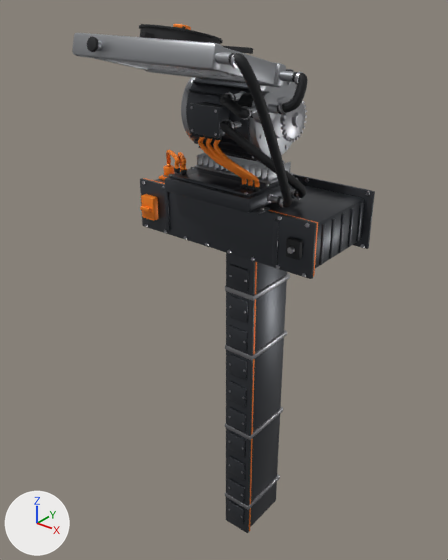
Renders of the glTF model model/parts.glb from each side of a commit.
One viewpoint serves both versions: a 50 mm lens placed at (1.007, -1.091, 1.315), pointed at (-0.034, 0.21, 0.508). Lighting does not change. The marker at lower left points along +X, +Y and +Z. The picture after the commit comes second. Where no turn or scale is listed for an object, it has been applied to the vertices. Vertices at exactly the same position are counted once.

In view in the first picture: 'battery', 'cooling', 'inverter', 'motor'.
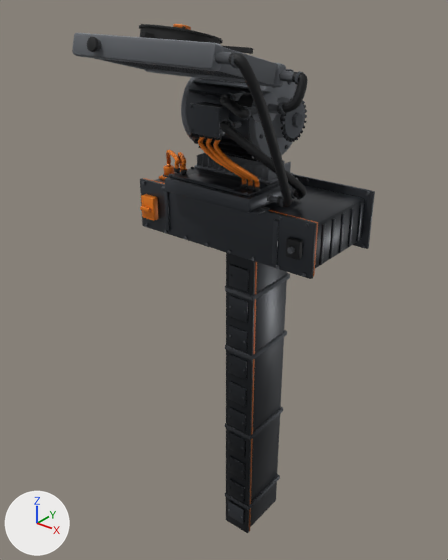
Edits to the bpy script that builds the scene:
```text
Change mat_metal:
    where n0 = _N.new('ShaderNodeBsdfPrincipled'); n0.name = 'Principled BSDF'
    remove n0.inputs[0].default_value = (0.4, 0.4, 0.42, 1.0)  # 'Base Color', grey #aaaaad
    n0.inputs[2].default_value: 0.35 -> 1.0  # 'Roughness'
    add n2 = _N.new('ShaderNodeMix'); n2.name = 'Mix'
    add n2.data_type = 'RGBA'
    add n2.blend_type = 'MULTIPLY'
    add n2.inputs[0].default_value = 1.0  # 'Factor'
    add n2.inputs[7].default_value = (0.258, 0.275, 0.301, 1.0)  # 'B', grey #8b8f95
    add n3 = _N.new('ShaderNodeVertexColor'); n3.name = 'Color Attribute'
    add _L.new(n2.outputs[2], n0.inputs[0])  # 'Result' to 'Base Color'
    add _L.new(n3.outputs[0], n2.inputs[6])  # 'Color' to 'A'
Change mat_orange:
    where n0 = _N.new('ShaderNodeBsdfPrincipled'); n0.name = 'Principled BSDF'
    remove n0.inputs[0].default_value = (1.0, 0.25, 0.015, 1.0)  # 'Base Color', orange #ff8921
    add n2 = _N.new('ShaderNodeMix'); n2.name = 'Mix'
    add n2.data_type = 'RGBA'
    add n2.blend_type = 'MULTIPLY'
    add n2.inputs[0].default_value = 1.0  # 'Factor'
    add n2.inputs[7].default_value = (1.0, 0.254, 0.0137, 1.0)  # 'B', orange #ff8a1f
    add n3 = _N.new('ShaderNodeVertexColor'); n3.name = 'Color Attribute'
    add _L.new(n2.outputs[2], n0.inputs[0])  # 'Result' to 'Base Color'
    add _L.new(n3.outputs[0], n2.inputs[6])  # 'Color' to 'A'
Change mat_pack:
    where n0 = _N.new('ShaderNodeBsdfPrincipled'); n0.name = 'Principled BSDF'
    remove n0.inputs[0].default_value = (0.06, 0.065, 0.075, 1.0)  # 'Base Color', dark grey #45484d
    add n2 = _N.new('ShaderNodeMix'); n2.name = 'Mix'
    add n2.data_type = 'RGBA'
    add n2.blend_type = 'MULTIPLY'
    add n2.inputs[0].default_value = 1.0  # 'Factor'
    add n2.inputs[7].default_value = (0.0685, 0.0762, 0.0887, 1.0)  # 'B', dark grey #4a4e54
    add n3 = _N.new('ShaderNodeVertexColor'); n3.name = 'Color Attribute'
    add _L.new(n2.outputs[2], n0.inputs[0])  # 'Result' to 'Base Color'
    add _L.new(n3.outputs[0], n2.inputs[6])  # 'Color' to 'A'
Change mat_alu:
    where n0 = _N.new('ShaderNodeBsdfPrincipled'); n0.name = 'Principled BSDF'
    remove n0.inputs[0].default_value = (0.4, 0.41, 0.43, 1.0)  # 'Base Color', grey #aaacaf
    n0.inputs[2].default_value: 0.42 -> 1.0  # 'Roughness'
    add n2 = _N.new('ShaderNodeMix'); n2.name = 'Mix'
    add n2.data_type = 'RGBA'
    add n2.blend_type = 'MULTIPLY'
    add n2.inputs[0].default_value = 1.0  # 'Factor'
    add n2.inputs[7].default_value = (0.397, 0.418, 0.451, 1.0)  # 'B', grey #a9adb3
    add n3 = _N.new('ShaderNodeVertexColor'); n3.name = 'Color Attribute'
    add _L.new(n2.outputs[2], n0.inputs[0])  # 'Result' to 'Base Color'
    add _L.new(n3.outputs[0], n2.inputs[6])  # 'Color' to 'A'
Change me_battery:
    where me_battery.from_pydata(...)  # 3887 vertices, 7426 faces; spans x -0.31..0.31, y -0.167..0.167, z -0.695..0.695
    me_battery part 1: vertex colours changed
Change me_cooling:
    where me_cooling.from_pydata(...)  # 4616 vertices, 8732 faces; spans x -0.251..0.251, y -0.207..0.207, z -0.217..0.217
    me_cooling part 2: vertex colours changed
Change me_inverter:
    where me_inverter.from_pydata(...)  # 2212 vertices, 4248 faces; spans x -0.171..0.171, y -0.115..0.115, z -0.041..0.041
    me_inverter part 3: vertex colours changed
Change me_motor:
    where me_motor.from_pydata(...)  # 4218 vertices, 8060 faces; spans x -0.157..0.157, y -0.139..0.139, z -0.132..0.132
    me_motor part 4: vertex colours changed
```

Pixel boxes [x1, y1, x2, y2] of what changed, in the pictures (448 x 560 px):
'battery', recoloured
    both: [140, 149, 373, 533]
'cooling', recoloured (darker)
    both: [72, 24, 305, 208]
'motor', recoloured (darker)
    both: [181, 69, 307, 184]
'inverter', recoloured (darker)
    both: [161, 153, 296, 213]
